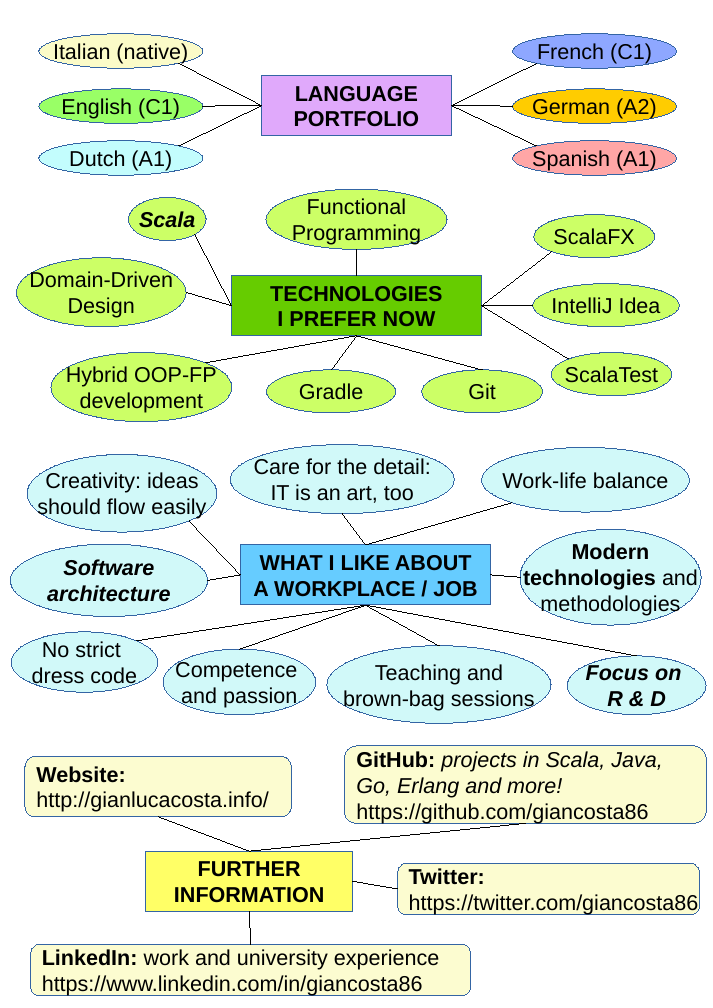
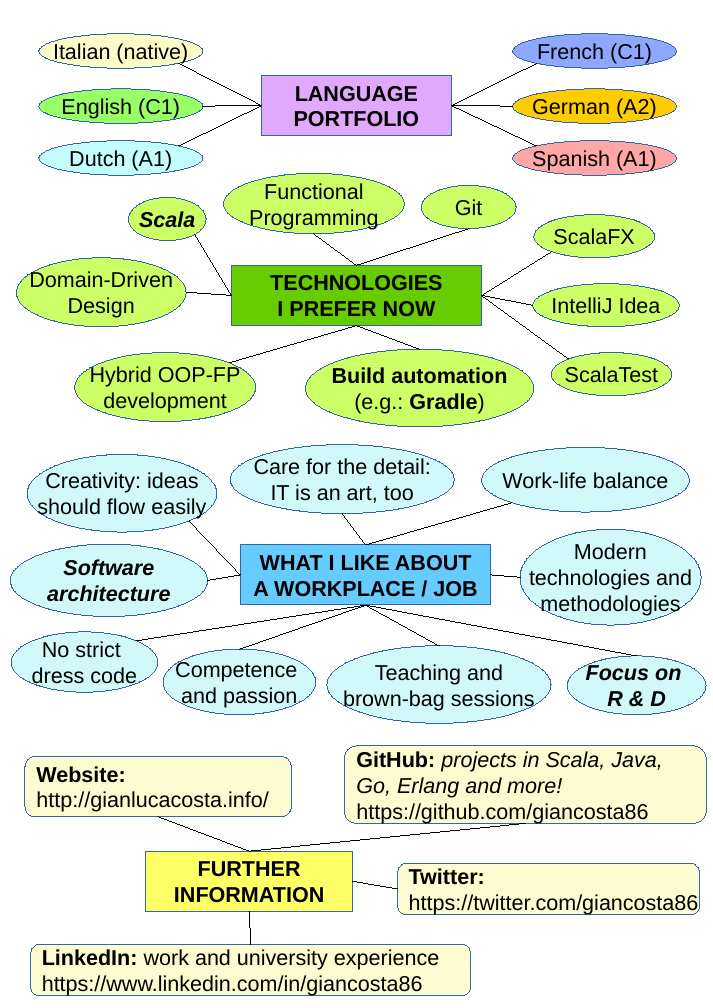
Before and after one commit to giancosta86/giancosta86.github.io, a slide deck: slide 2 of _sources/cv_costa_en.odp. Drawn at 713x1008 pixels with LibreOffice and Linux fonts; fonts in the diff are those of the drawing. Boxes give left, top, right and bottom in pixels: in the first picture for what was removed or moved away, otherwise in the second. Text is boxed around its words. In the diff, an @@ line names an element or a change of style, - is before the commit and + after.

```diff
--- a/_sources/cv_costa_en.odp
+++ b/_sources/cv_costa_en.odp
@@ ellipse "Functional Programming": place and size @@
-ellipse "Functional Programming" at [266,189,447,249]
+ellipse "Functional Programming" at [223,173,404,234]
@@ ellipse "Git": place and size @@
-ellipse "Git" at [422,370,542,413]
+ellipse "Git" at [421,185,516,228]
@@ line moved from (195, 235) - (231, 305) to (195, 235) - (231, 296) @@
@@ line moved from (356, 335) - (331, 370) to (314, 234) - (356, 266) @@
@@ line moved from (356, 335) - (482, 370) to (356, 266) - (468, 228) @@
@@ rectangle "TECHNOLOGIES I PREFER NOW": place and size @@
-rectangle "TECHNOLOGIES I PREFER NOW" at [231,275,481,335]
+rectangle "TECHNOLOGIES I PREFER NOW" at [231,266,481,326]
@@ line moved from (481, 305) - (552, 252) to (481, 296) - (552, 252) @@
@@ line moved from (186, 292) - (231, 305) to (186, 292) - (231, 296) @@
@@ line moved from (481, 305) - (569, 359) to (481, 296) - (569, 359) @@
@@ line moved from (481, 305) - (533, 305) to (481, 296) - (533, 305) @@
@@ line moved from (356, 335) - (205, 363) to (356, 326) - (229, 363) @@
@@ line moved from (356, 249) - (356, 275) to (356, 326) - (420, 349) @@
@@ ellipse "Hybrid OOP-FP": place and size @@
-ellipse "Hybrid OOP-FP" at [51,353,232,422]
+ellipse "Hybrid OOP-FP" at [75,353,256,422]
@@ ellipse added at [305,349,534,427], fill #CCFF66, outline #3465A4 0 pt, 18 pt, text #000000, bold @@
+Build automation
+(e.g.: Gradle)
@@ ellipse removed at [266,370,396,413] @@
-Gradle
@@ text in ellipse at [529,543,692,590]: bold off in "Modern technologies" @@
```
Also in this commit, not shown: 1 other slide changed, 1 other file.
